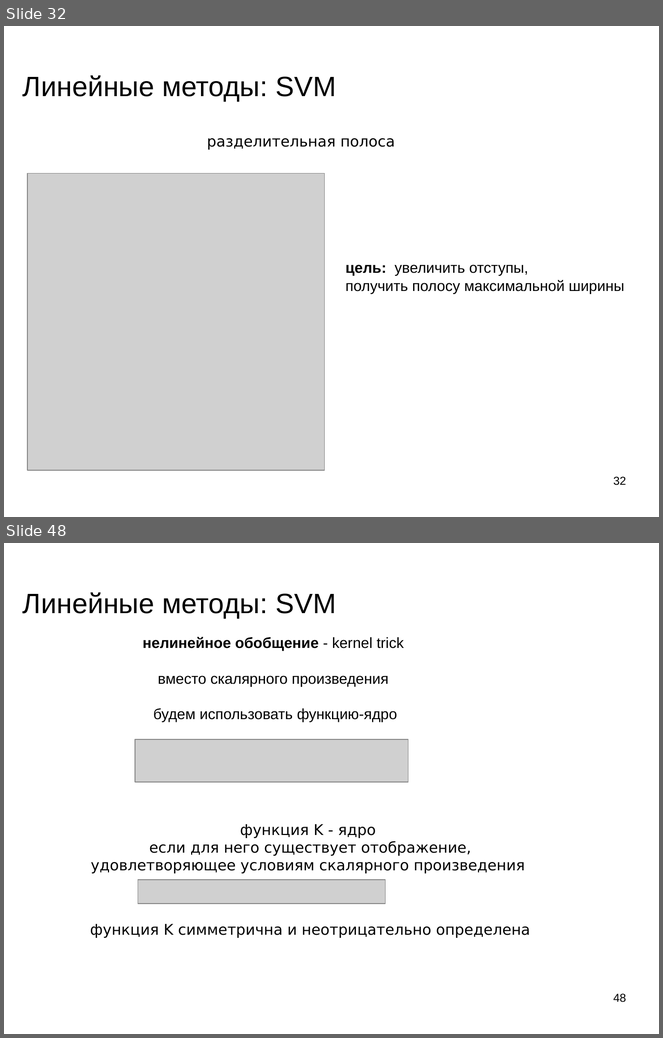
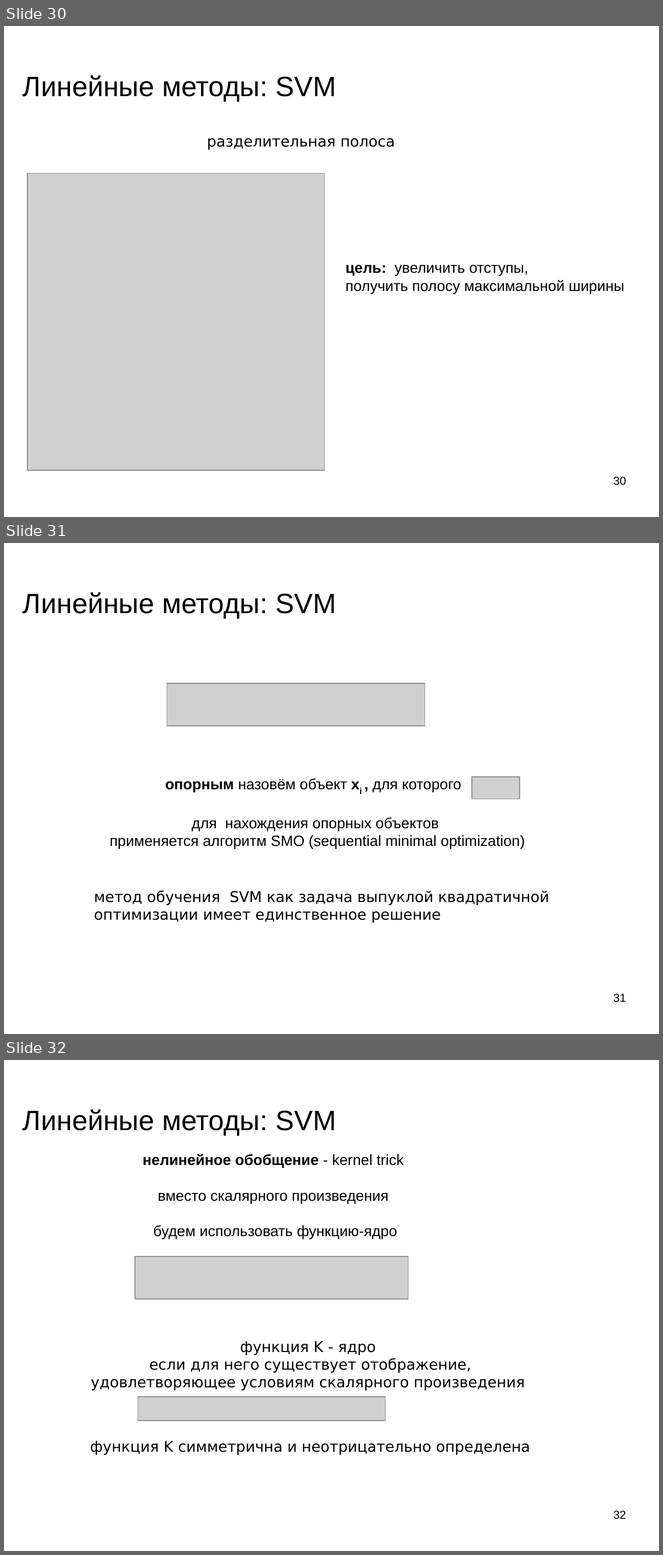
Before and after one commit to mechanoid5/ml_lectorium_legacy, a slide deck: 08-linear.odp. Shown one above the other, each under a label of ours: slides 32 and 48 before the commit, slides 30, 31 and 32 after it; the slides between them are not shown. The pictures are 663x1038 and 663x1555 pixels, drawn with LibreOffice and Linux fonts; fonts in the diff are those of the drawing; grey boxes stand for pictures; background and template pictures are left out. Boxes give left, top, right and bottom in pixels: in the first picture for what was removed or moved away, otherwise in the second. Text is boxed around its words. In the diff, an @@ line names an element or a change of style, - is before the commit and + after.

```diff
--- a/08-linear.odp
+++ b/08-linear.odp
@@ slide 31 added at [4,543,659,1034], background picture (left out) @@
@@ title added at [23,592,336,618], 33.9 pt, text #000000 @@
+Линейные методы: SVM
@@ picture added at [167,683,425,726] @@
@@ text added at [110,779,525,849], 18 pt, text #000000 @@
+опорным назовём объект xi , для которого
+для нахождения опорных объектов
+применяется алгоритм SMO (sequential minimal optimization)
@@ picture added at [472,777,520,799] @@
@@ text added at [94,891,549,923], 18 pt, text #000000 @@
+метод обучения SVM как задача выпуклой квадратичной оптимизации имеет единственное решение
@@ page number added at [613,994,626,1003], 14 pt, text #000000 @@
+31
@@ what was slide 32 is now slide 30 @@
@@ page number at [613,477,626,486]: text changed @@
-32
+30
@@ what was slide 48 is now slide 32 @@
@@ page number at [613,1511,626,1520]: text changed @@
-48
+32
```
Also in this commit, not shown: 6 slides changed, 1 other slide added, 18 slides removed, 2 other files.
